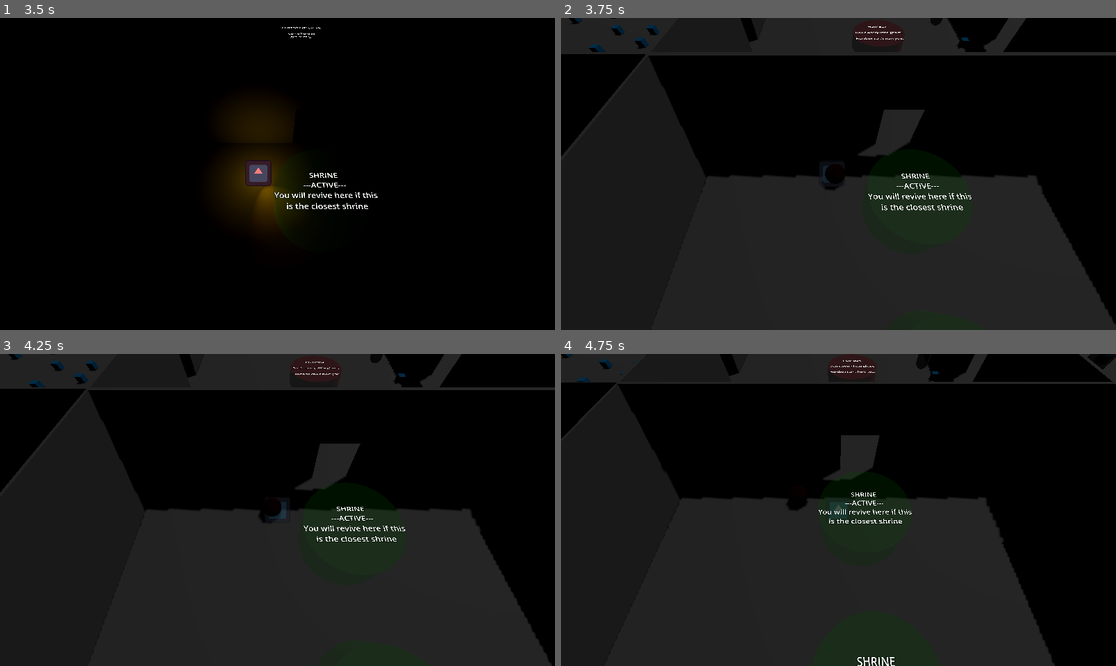
Above: before the commit, frames 1-4 (two rows, left to right).
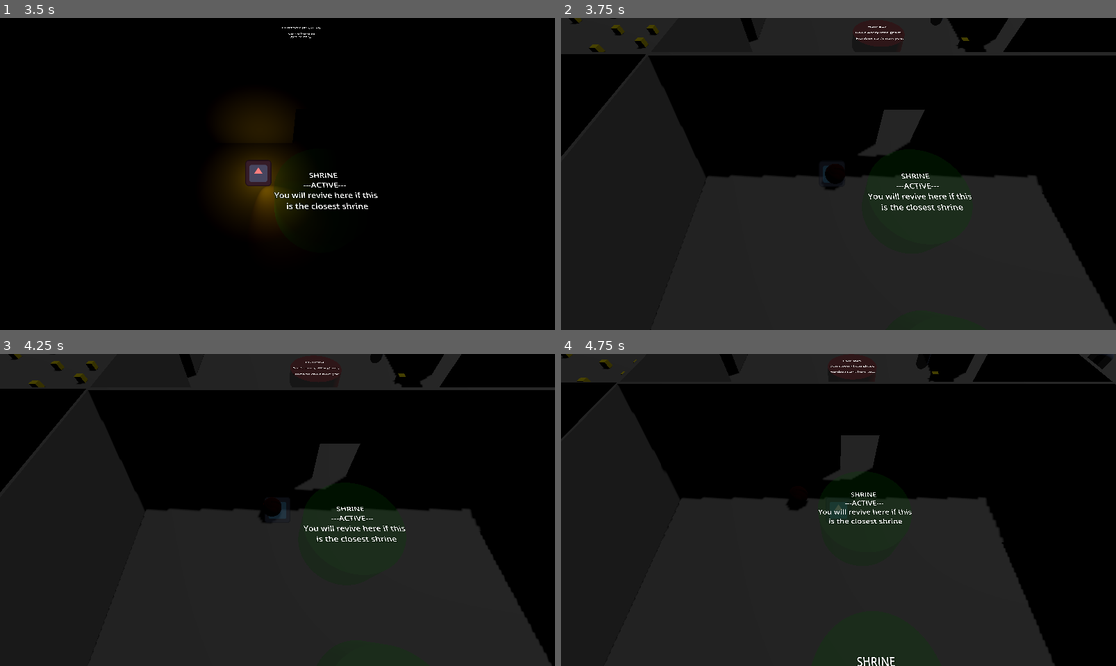
Above: after the commit, the same moments.

Repository: Rusty-Rat-Studios/dead-living-and-dying
Game: Godot game, scene res://game.tscn
Two runs of this game, one before a commit and one after it. Both use one fixed random seed, a clock stepped at 60 frames per second and the inputs below. The engine's default icon, where the game draws it, is replaced by a stand-in: a white triangle on a blue panel in a dark square.
Inputs (mouse positions are in pixels of both pictures, inside the frame that each line leads up to):
- Up to frame 1 (3.5 s): click "START" at 0.5 s; tap Enter at 1.25 s; move the mouse to (249, 236) at 1.27 s; hold Up (ui_up) 1.28-2.78 s; tap E (interact) at 1.35, 2.85 s; tap Keypad Enter (ui_accept) at 1.52, 2.27 s; move the mouse to (444, 220) at 2.02 s; tap Tab at 2.1 s; move the mouse to (111, 127) at 2.77 s; hold Left (ui_left) from 2.78 s (still down)
- Up to frame 2 (3.75 s): keep holding Left (ui_left); move the mouse to (866, 174) at 3.52 s; tap Tab at 3.6 s
- Up to frame 3 (4.25 s): keep holding Left (ui_left); tap Keypad Enter (ui_accept) at 3.77 s
- Up to frame 4 (4.75 s): move the mouse to (755, 432) at 4.27 s; release Left (ui_left) at 4.28 s; hold Down (ui_down) from 4.28 s (still down); tap E (interact) at 4.35 s; tap Keypad Enter (ui_accept) at 4.52 s

Frame 1 is identical in both runs. In frame 2, 0.2% of the frame differs, in the area x 2-74%, y 0-11%; in frame 3, 0.2%; in frame 4, 0.1%.

Commit message:
Refactor possessable into base class with 'Throwable' inheriting from it

Diff:
--- a/possessable/possessable.gd
+++ b/possessable/possessable.gd
@@ -16,25 +16,6 @@
 
 # signal connected when ghost discovers all possessables in the room
 signal possessed
-
-# impulse strength used to throw the object
-const THROW_FORCE: float = 25.0
-# speed threshold for enabling/disabling hurtbox
-const DAMAGE_VELOCITY: float = 2.0
-# speed threshold for slowing down possessable when bumped while possessed
-# used to avoid "floating away"
-const SPEED_THRESHOLD: float = 1
-
-# RANGE object rises/falls while possessed
-const FLOAT_RANGE: float = 0.2
-# speed at which the object oscillates
-const FLOAT_SPEED: float = 2
-# scalar for speed that the object is lifted
-const FLOAT_FORCE: float = 1.8
-# target height for possessed objects to float to
-const FLOAT_HEIGHT: float = 3
-# for timing float effect oscillation
-@onready var float_time_offset: float = 0.0
 
 # store room for attaching self to "possessables_available" group that is
 # checked by ghosts in the same room for available possession targets
@@ -55,41 +36,6 @@
 
 	# add self to possessables in room
 	room.add_possessable(self)
-
-
-func _integrate_forces(state: PhysicsDirectBodyState3D) -> void:
-	# if object has been thrown, thus depossessed, it should not be possessable
-	# again until object has slowed down enough
-	if not is_possessable and linear_velocity.length() < DAMAGE_VELOCITY:
-		# disable hurtbox when slow enough
-		$Hurtbox.collision_layer = 0
-		# set flag to allow possession again
-		is_possessable = true
-
-	# animate object to "float" in the air
-	if is_possessed:
-		# record time difference of how far the object should have floated
-		# up-and-down (FLOAT_RANGE) at it's peak height (float_height)
-		float_time_offset += state.step * FLOAT_SPEED
-
-		# add default on-the-floor height to floating height and add an
-		# oscillating sine component to float above/below target height
-		var target_height: float = starting_position.y + FLOAT_HEIGHT + FLOAT_RANGE * sin(float_time_offset)
-		var current_height: float = position.y
-		var height_diff: float = target_height - current_height
-
-		# ensure no "downward" velocity applies; let gravity do it
-		if height_diff > 0:
-			# increase velocity exponentially proportional to the target/current height difference
-			# --- higher increase if far from target, smaller increase if close to target
-			state.linear_velocity.y = lerp(state.linear_velocity.y, height_diff**2 * FLOAT_FORCE, state.step)
-
-		# get magnitude of xz-plane velocity
-		var speed: float = Vector3(state.linear_velocity.x, 0, state.linear_velocity.z).length()
-		# slow down possessed object if it is travelling above a given speed
-		if speed > SPEED_THRESHOLD:
-			state.linear_velocity.x = lerp(state.linear_velocity.x, 0.0, state.step)
-			state.linear_velocity.z = lerp(state.linear_velocity.z, 0.0, state.step)
 
 
 func reset() -> void:
@@ -116,9 +62,6 @@
 
 	$GPUParticles3D.emitting = true
 
-	#"bump" object to bring integrate_forces() out of sleep
-	apply_central_impulse(Vector3.ZERO)
-
 
 func depossess() -> void:
 	# add self back to room's available possessables
@@ -132,15 +75,7 @@
 
 
 func attack(target: Node3D) -> void:
-	if player_in_range and room.player_in_room:
-		# disable player detection
-		$AttackRange.collision_mask = 0
-		# enable hurtbox
-		$Hurtbox.collision_layer = CollisionBit.PHYSICAL
-		# disallow re-possession during attack
-		is_possessable = false
-		# VIOLENTLY LAUNCH SELF TOWARDS PLAYER \m/
-		apply_impulse(global_position.direction_to(target.global_position) * THROW_FORCE)
+	print(Time.get_time_string_from_system(), ": WARNING - attack() function called from base possessable ", self)
 
 
 func _on_player_entered_range(body: Node3D) -> void:
--- a/possessable/possessable.tscn
+++ b/possessable/possessable.tscn
@@ -3,7 +3,7 @@
 [ext_resource type="Script" path="res://possessable/possessable.gd" id="1_4ebmk"]
 
 [sub_resource type="StandardMaterial3D" id="StandardMaterial3D_kvr7m"]
-albedo_color = Color(0, 0.654902, 1, 1)
+albedo_color = Color(1, 0.933333, 0, 1)
 
 [sub_resource type="BoxMesh" id="BoxMesh_60awo"]
 material = SubResource("StandardMaterial3D_kvr7m")
--- /dev/null
+++ b/possessable/throwable.tscn
@@ -0,0 +1,17 @@
+[gd_scene load_steps=5 format=3 uid="uid://c1hur2s8mgagv"]
+
+[ext_resource type="PackedScene" uid="uid://bcep1wbs2caas" path="res://possessable/possessable.tscn" id="1_71sp4"]
+[ext_resource type="Script" path="res://throwable.gd" id="2_fk2mr"]
+
+[sub_resource type="StandardMaterial3D" id="StandardMaterial3D_860n1"]
+albedo_color = Color(0.160784, 0.788235, 1, 1)
+
+[sub_resource type="BoxMesh" id="BoxMesh_thbu8"]
+material = SubResource("StandardMaterial3D_860n1")
+size = Vector3(0.5, 0.5, 0.5)
+
+[node name="Throwable" instance=ExtResource("1_71sp4")]
+script = ExtResource("2_fk2mr")
+
+[node name="MeshInstance3D" parent="." index="0"]
+mesh = SubResource("BoxMesh_thbu8")
--- /dev/null
+++ b/throwable.gd
@@ -0,0 +1,75 @@
+class_name Throwable
+extends Possessable
+
+
+# impulse strength used to throw the object
+const THROW_FORCE: float = 25.0
+# speed threshold for enabling/disabling hurtbox
+const DAMAGE_VELOCITY: float = 2.0
+# speed threshold for slowing down possessable when bumped while possessed
+# used to avoid "floating away"
+const SPEED_THRESHOLD: float = 1
+
+# RANGE object rises/falls while possessed
+const FLOAT_RANGE: float = 0.2
+# speed at which the object oscillates
+const FLOAT_SPEED: float = 2
+# scalar for speed that the object is lifted
+const FLOAT_FORCE: float = 1.8
+# target height for possessed objects to float to
+const FLOAT_HEIGHT: float = 3
+# for timing float effect oscillation
+@onready var float_time_offset: float = 0.0
+
+
+func _integrate_forces(state: PhysicsDirectBodyState3D) -> void:
+	# if object has been thrown, thus depossessed, it should not be possessable
+	# again until object has slowed down enough
+	if not is_possessable and linear_velocity.length() < DAMAGE_VELOCITY:
+		# disable hurtbox when slow enough
+		$Hurtbox.collision_layer = 0
+		# set flag to allow possession again
+		is_possessable = true
+
+	# animate object to "float" in the air
+	if is_possessed:
+		# record time difference of how far the object should have floated
+		# up-and-down (FLOAT_RANGE) at it's peak height (float_height)
+		float_time_offset += state.step * FLOAT_SPEED
+
+		# add default on-the-floor height to floating height and add an
+		# oscillating sine component to float above/below target height
+		var target_height: float = starting_position.y + FLOAT_HEIGHT + FLOAT_RANGE * sin(float_time_offset)
+		var current_height: float = position.y
+		var height_diff: float = target_height - current_height
+
+		# ensure no "downward" velocity applies; let gravity do it
+		if height_diff > 0:
+			# increase velocity exponentially proportional to the target/current height difference
+			# --- higher increase if far from target, smaller increase if close to target
+			state.linear_velocity.y = lerp(state.linear_velocity.y, height_diff**2 * FLOAT_FORCE, state.step)
+
+		# get magnitude of xz-plane velocity
+		var speed: float = Vector3(state.linear_velocity.x, 0, state.linear_velocity.z).length()
+		# slow down possessed object if it is travelling above a given speed
+		if speed > SPEED_THRESHOLD:
+			state.linear_velocity.x = lerp(state.linear_velocity.x, 0.0, state.step)
+			state.linear_velocity.z = lerp(state.linear_velocity.z, 0.0, state.step)
+
+
+func possess() -> void:
+	super()
+	#"bump" object to bring _integrate_forces() out of sleep
+	apply_central_impulse(Vector3.ZERO)
+
+
+func attack(target: Node3D) -> void:
+	if player_in_range and room.player_in_room:
+		# disable player detection
+		$AttackRange.collision_mask = 0
+		# enable hurtbox
+		$Hurtbox.collision_layer = CollisionBit.PHYSICAL
+		# disallow re-possession during attack
+		is_possessable = false
+		# VIOLENTLY LAUNCH SELF TOWARDS PLAYER \m/
+		apply_impulse(global_position.direction_to(target.global_position) * THROW_FORCE)
